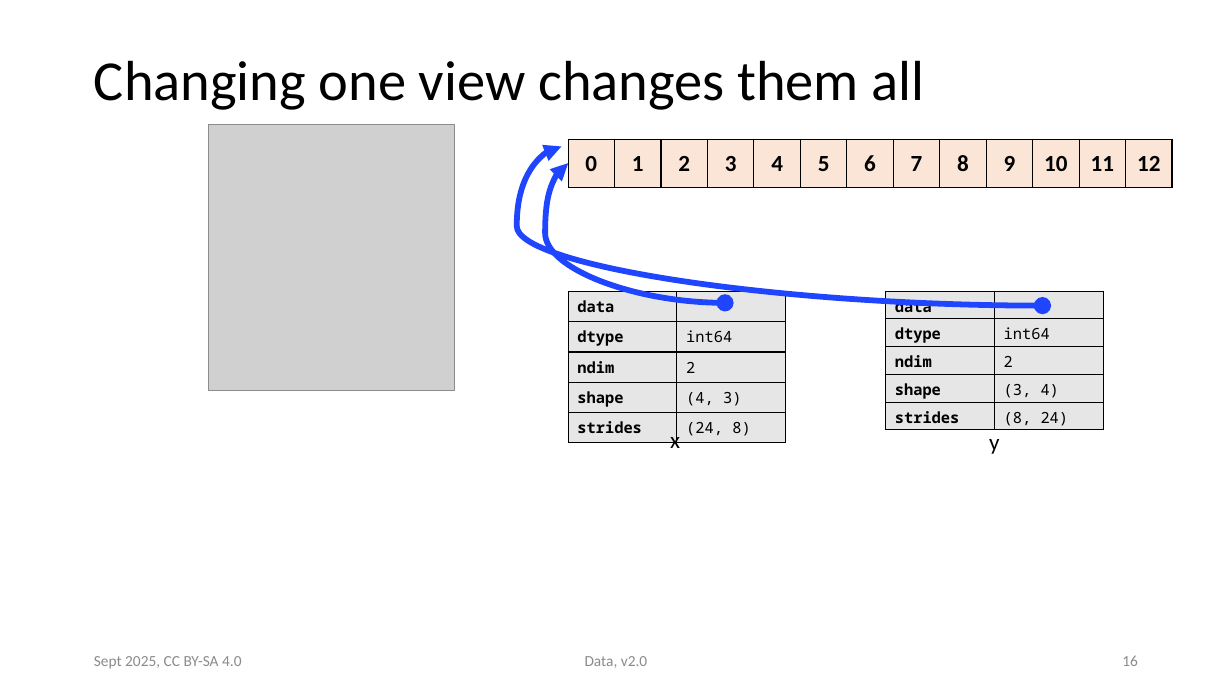
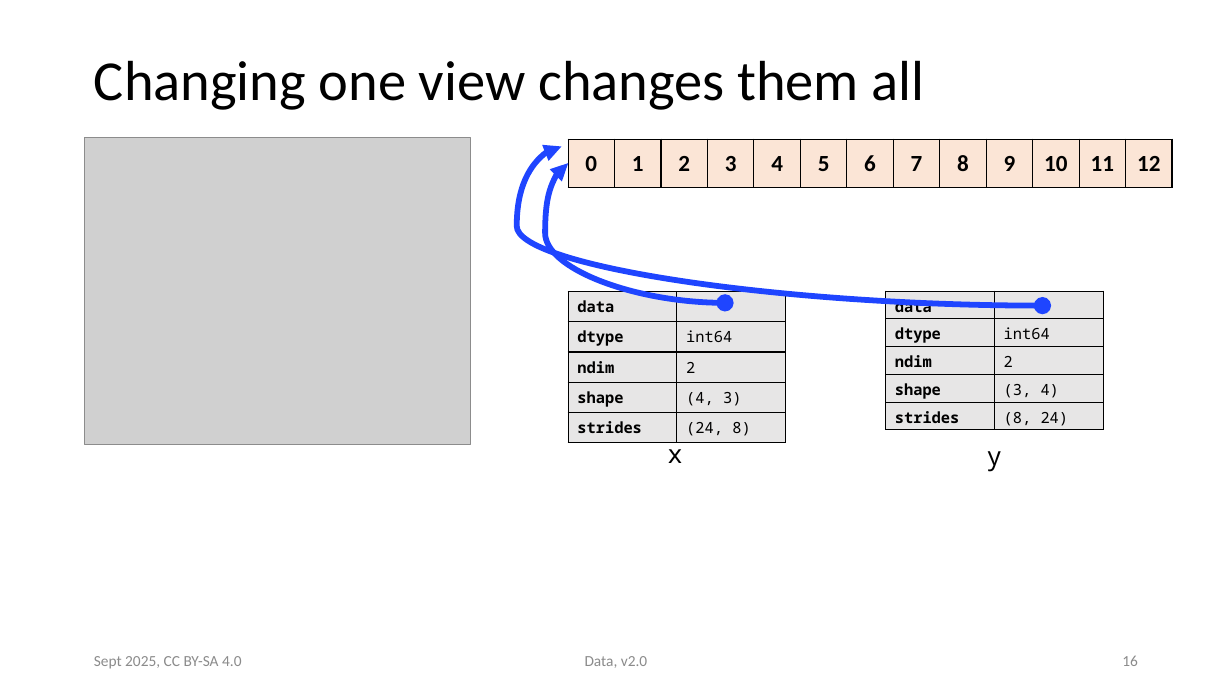
Before and after one commit to victoris93/data_class, a slide deck: slide 16 of numpy.pptx. Drawn at 1232x693 pixels with LibreOffice and Linux fonts; fonts in the diff are those of the drawing; grey boxes stand for pictures. Boxes give left, top, right and bottom in pixels: in the first picture for what was removed or moved away, otherwise in the second. Text is boxed around its words. In the diff, an @@ line names an element or a change of style, - is before the commit and + after.

```diff
--- a/numpy.pptx
+++ b/numpy.pptx
@@ picture resized from (x1=209, y1=124, x2=456, y2=390) to (x1=85, y1=138, x2=470, y2=445) @@
@@ text "x" at (x1=667, y1=439, x2=682, y2=463): size 18 to 20 pt, font Calibri to Noto Sans Mono @@
@@ text "x" moved from (x1=670, y1=428, x2=680, y2=448) to (x1=667, y1=439, x2=682, y2=463) @@
@@ text "y" moved from (x1=989, y1=439, x2=999, y2=454) to (x1=987, y1=451, x2=1002, y2=472) @@
@@ text "y" at (x1=987, y1=451, x2=1002, y2=472): size 18 to 20 pt, font Calibri to Noto Sans Mono @@
```
Also in this commit, not shown: 6 other slides changed, 2 slides added, 2 other files.
